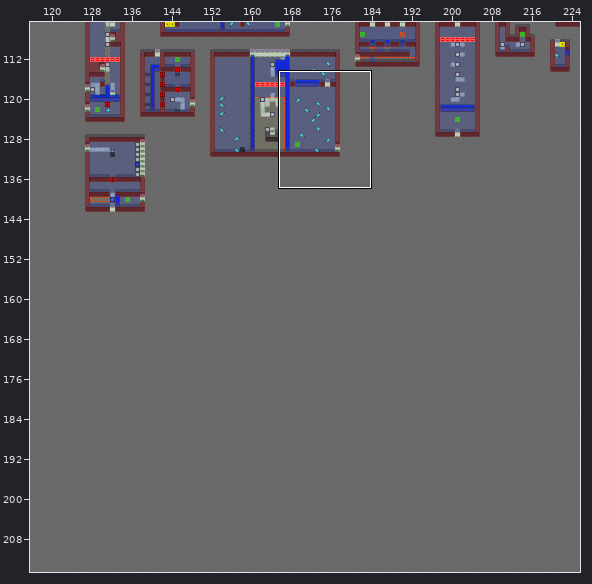
Tiled map -- data/maps/map_space.tmx. The first picture is a wide view before the edit; the outline marks the close-up.
Close-up. First the earlier version:
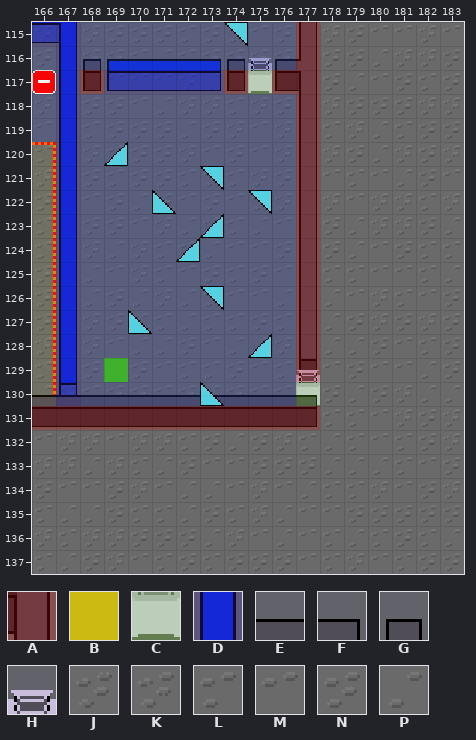
Cells are 16x16 px. Shown: x 166..183, y 115..137. The commit also changed other parts of the map, which this record leaves out.
Key: from "tiles": A 27, B 28, C 29, D 30, E 5365, F 5366, G 5367, H 5580, J 5679, K 5680, L 5681, M 5682, N 5683, P 5684.
_ is an empty cell, # one hidden under a higher layer.
Layers that did not change in this view are not listed.
Layer "Background" before, first column x 172:
131 JPKMMMLL
132 LNPNKLPL
133 JMMJNNPP
134 PPMKMPLL
135 PJLKPMMJ
136 JPKMPMLP
137 NLJNNMLK
Layer "Ruins_top" before, first column x 171:
128 __________
129 ______H___
130 EEEEEEF___
131 __________
132 __________
133 __________
134 __________
135 __________
136 __________
Layer "Meta_collisions" before, first column x 171:
129 BBBBBBA___
130 BBBBBBA___
131 AAAAAAA___
132 __________
133 __________
134 __________
135 __________
136 __________
137 __________
Layer "Meta_portals" before, first column x 171:
129 DDDDDDA___
130 DDDDDDC___
131 AAAAAAA___
132 __________
133 __________
134 __________
135 __________
136 __________
137 __________
After the commit:
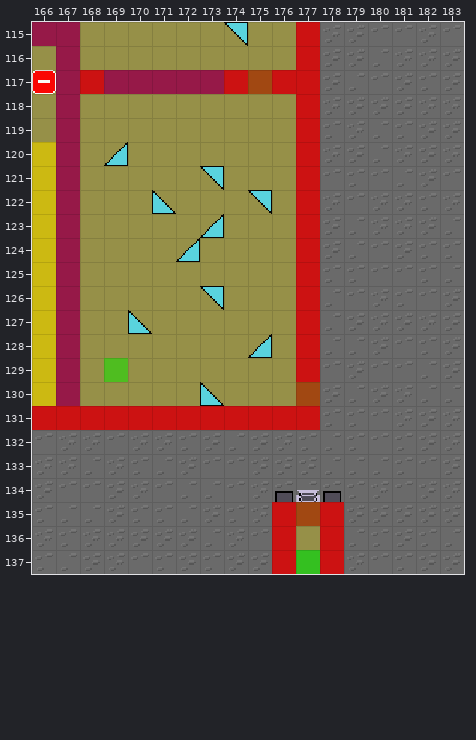
See-through tiles are keyed as they look on the map.
Edits made:
{"change": "layer \"Meta_collisions\" opacity 7% -> 100%"}
{"change": "layer \"Meta_portals\" opacity 24% -> 29%"}
{"where": "layer \"Background\""}
{"y":137,"x":177,"old":"M","new":"#"}
{"where": "layer \"Ruins_top\""}
{"y":134,"x":176,"old":"___","new":"GHG"}
{"where": "layer \"Meta_collisions\""}
{"y":135,"x":176,"old":"___","new":"AAA"}
{"y":136,"x":176,"old":"___","new":"ABA"}
{"y":137,"x":176,"old":"___","new":"ACA"}
{"where": "layer \"Meta_portals\""}
{"y":135,"x":176,"old":"___","new":"ACA"}
{"y":136,"x":176,"old":"___","new":"ADA"}
{"y":137,"x":176,"old":"___","new":"ADA"}
{"where": "layer \"Meta_effects\""}
{"y":137,"x":177,"old":"_","new":"C"}
